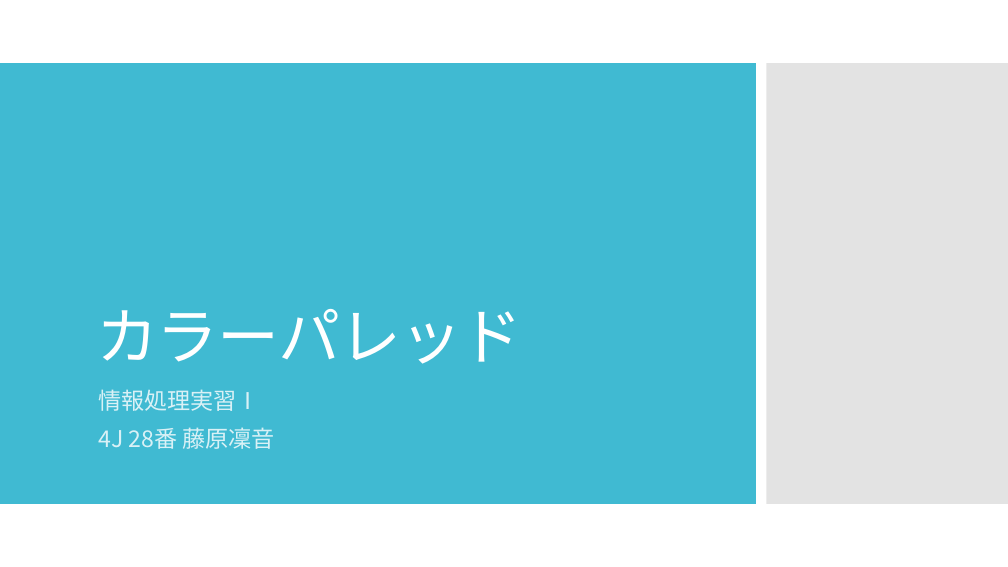
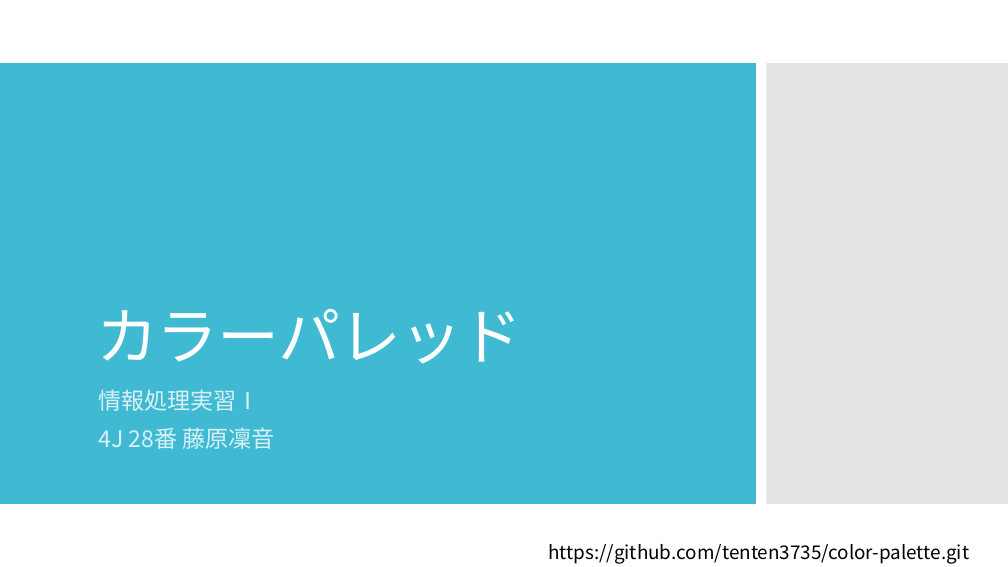
Before and after one commit to tenten3735/color-palette, a slide deck: slide 1 of docs/カラーパレッド.pptx. Drawn at 1008x567 pixels with LibreOffice and Linux fonts; fonts in the diff are those of the drawing. Boxes give left, top, right and bottom in pixels: in the first picture for what was removed or moved away, otherwise in the second. Text is boxed around its words. In the diff, an @@ line names an element or a change of style, - is before the commit and + after.

```diff
--- a/docs/カラーパレッド.pptx
+++ b/docs/カラーパレッド.pptx
@@ text added at (548,544,969,564), 18 pt, text #000000 @@
+https://github.com/tenten3735/color-palette.git
```
Also in this commit, not shown: 1 other file.
